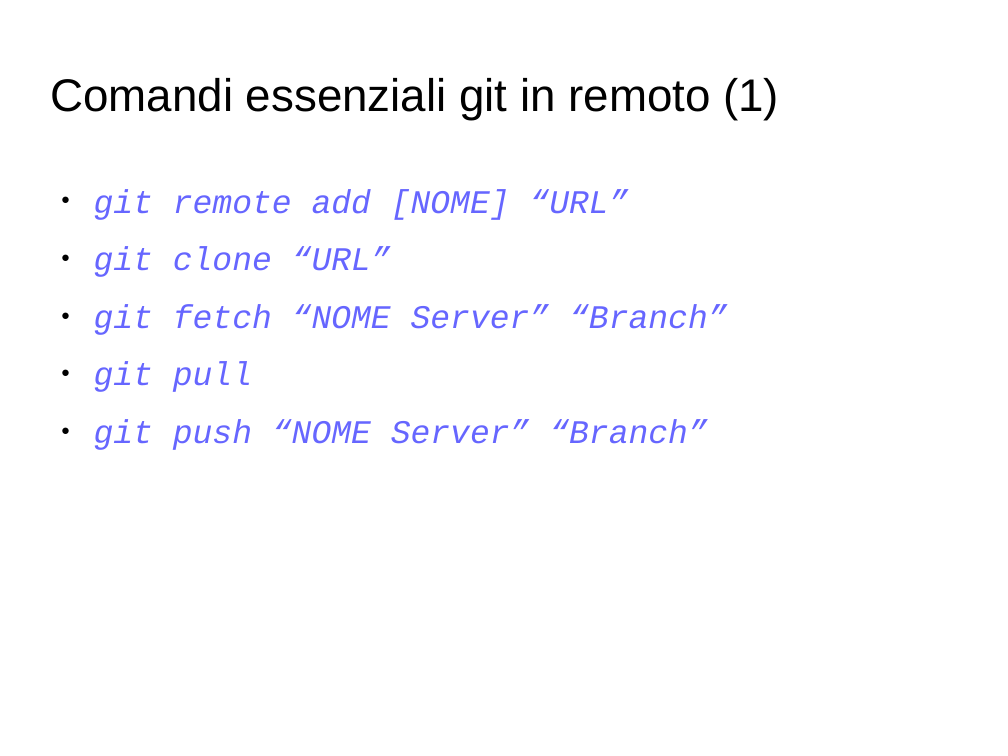
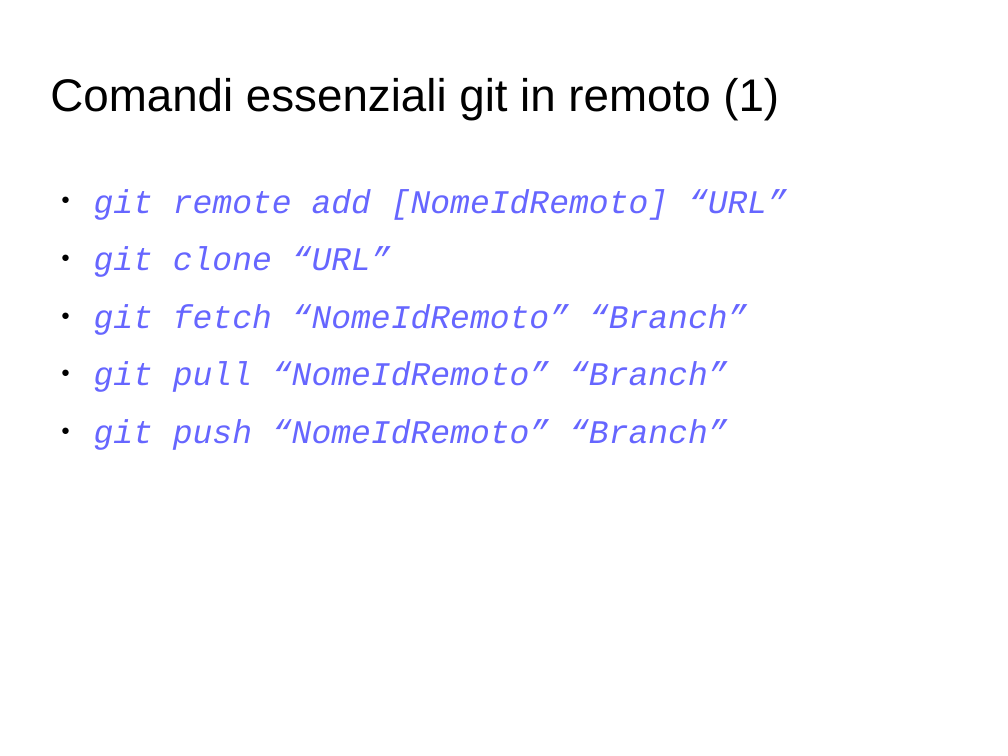
Before and after one commit to GioeleCicchini/Git-Presentation, a slide deck: slide 16 of presentazione git.odp. Drawn at 1008x756 pixels with LibreOffice and Linux fonts; fonts in the diff are those of the drawing; background and template pictures are left out. Boxes give left, top, right and bottom in pixels: in the first picture for what was removed or moved away, otherwise in the second. Text is boxed around its words. In the diff, an @@ line names an element or a change of style, - is before the commit and + after.

```diff
--- a/presentazione git.odp
+++ b/presentazione git.odp
@@ text at (94,189,787,220): text changed @@
-● git remote add [NOME] “URL”
+● git remote add [NomeIdRemoto] “URL”
@@ text at (94,304,748,450): text changed @@
-● git fetch “NOME Server” “Branch”
-● git pull
-● git push “NOME Server” “Branch”
+● git fetch “NomeIdRemoto” “Branch”
+● git pull “NomeIdRemoto” “Branch”
+● git push “NomeIdRemoto” “Branch”
```
Also in this commit, not shown: 1 other file.
